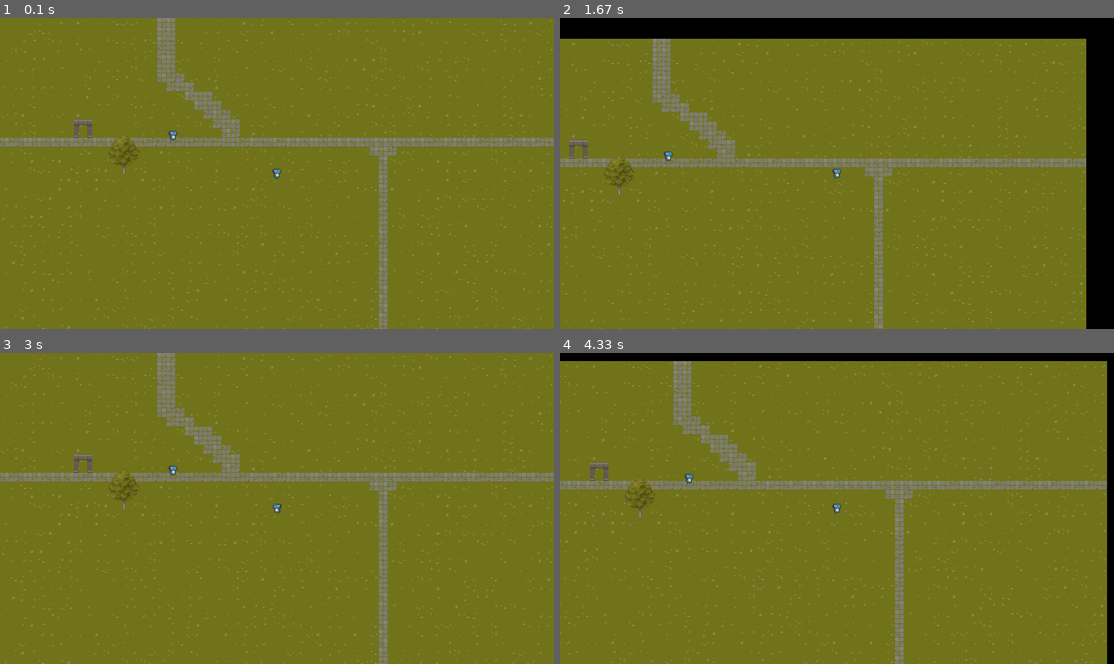
Above: before the commit, frames 1-4 (two rows, left to right).
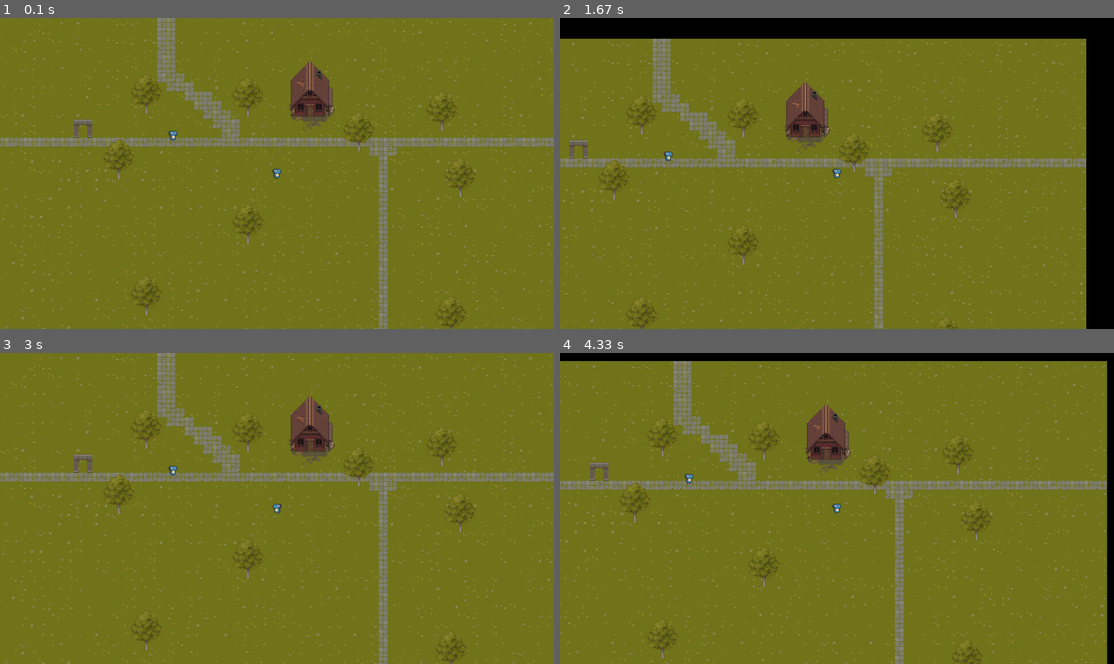
Above: after the commit, the same moments.

Repository: Daniel-343/Pygame_project
Game: pygame game, started from main.py
The game is run twice, just before and just after one commit, with the same random seed, the same clock (stepped at 60 frames per second) and the same inputs.
Inputs:
- Up to frame 1 (0.1 s): no input
- Up to frame 2 (1.67 s): hold Right 0.33-0.8 s; hold Up 0.83-1.13 s; hold Right 1.17-1.63 s
- Up to frame 3 (3 s): hold Left 1.67-2.2 s; hold Down 2.23-2.53 s; hold Left 2.57-2.97 s
- Up to frame 4 (4.33 s): hold Up 3-3.37 s; hold Right 3.4-4.03 s; hold Down from 4.07 s (still down)

The runs differ from the first frame. In frame 1, 2.3% of the frame differs, in the area x 18-86%, y 13-100%; in frame 2, 2.2%; in frame 3, 2.3%; in frame 4, 2.3%.

Commit message:
add teleport block class, remove map_name from arguments

Diff:
--- /dev/null
+++ b/game_data/object_data/structures/house.json
@@ -0,0 +1,21 @@
+{
+  "structureData": {
+    "name": "house",
+    "sheet": "C:\\Users\\danth\\PycharmProjects\\Cookie_Factory\\resources\\houses.png",
+    "width": 160,
+    "height": 256,
+    "x_frame": 0,
+    "y_frame": 0,
+    "x_dest": 230,
+    "y_dest": 0,
+    "collision": true,
+    "collision_areas": [
+      {
+        "collision_area_x": 2,
+        "collision_area_y": 100,
+        "collision_area_width": 156,
+        "collision_area_height": 80
+      }
+    ]
+  }
+}
--- a/game_data/routes.json
+++ b/game_data/routes.json
@@ -2,10 +2,12 @@
   "routeData": {
     "structure": {
       "stone_arch": "C:\\Users\\danth\\PycharmProjects\\Cookie_Factory\\game_data\\object_data\\structures\\stone_arch.json",
-      "tree": "C:\\Users\\danth\\PycharmProjects\\Cookie_Factory\\game_data\\object_data\\structures\\tree.json"
+      "tree": "C:\\Users\\danth\\PycharmProjects\\Cookie_Factory\\game_data\\object_data\\structures\\tree.json",
+      "house": "C:\\Users\\danth\\PycharmProjects\\Cookie_Factory\\game_data\\object_data\\structures\\house.json"
     },
     "scene": {
-      "main_scene": "C:\\Users\\danth\\PycharmProjects\\Cookie_Factory\\game_data\\scene_data\\main_scene.json"
+      "main_scene": "C:\\Users\\danth\\PycharmProjects\\Cookie_Factory\\game_data\\scene_data\\main_scene.json",
+      "workshop_scene": "C:\\Users\\danth\\PycharmProjects\\Cookie_Factory\\game_data\\scene_data\\workshop_scene.json"
     },
     "map": {
       "main_map": "C:\\Users\\danth\\PycharmProjects\\Cookie_Factory\\game_data\\map_data\\main_map.json"
--- a/game_data/scene_data/main_scene.json
+++ b/game_data/scene_data/main_scene.json
@@ -6,13 +6,58 @@
       "structures": [
         {
           "name": "tree",
-          "initial_position_x": 370,
-          "initial_position_y": 400
+          "initial_position_x": 352,
+          "initial_position_y": 416
+        },
+        {
+          "name": "tree",
+          "initial_position_x": 800,
+          "initial_position_y": 200
+        },
+        {
+          "name": "tree",
+          "initial_position_x": 800,
+          "initial_position_y": 640
+        },
+        {
+          "name": "tree",
+          "initial_position_x": 448,
+          "initial_position_y": 190
+        },
+        {
+          "name": "tree",
+          "initial_position_x": 448,
+          "initial_position_y": 890
+        },
+        {
+          "name": "tree",
+          "initial_position_x": 1472,
+          "initial_position_y": 250
+        },
+        {
+          "name": "tree",
+          "initial_position_x": 1504,
+          "initial_position_y": 960
+        },
+        {
+          "name": "tree",
+          "initial_position_x": 1536,
+          "initial_position_y": 480
+        },
+        {
+          "name": "tree",
+          "initial_position_x": 1184,
+          "initial_position_y": 320
         },
         {
           "name": "stone_arch",
           "initial_position_x": 256,
           "initial_position_y": 352
+        },
+                {
+          "name": "house",
+          "initial_position_x": 1000,
+          "initial_position_y": 150
         }
       ],
       "sprites": [
--- /dev/null
+++ b/game_data/scene_data/workshop_scene.json
@@ -0,0 +1,17 @@
+{
+  "sceneData": {
+    "name": "main_scene",
+    "map_name": "main_map",
+    "objects": {
+      "structures": [
+      ],
+      "sprites": [
+        {
+          "name": "player",
+          "initial_position_x": 576,
+          "initial_position_y": 384
+        }
+      ]
+    }
+  }
+}
--- a/main.py
+++ b/main.py
@@ -11,9 +11,14 @@
         self.screen = pygame.display.set_mode((self.SCREEN_WIDTH, self.SCREEN_HEIGHT))
 
     def run(self):
-        scene1 = Scene(self.SCREEN_WIDTH, self.SCREEN_HEIGHT, self.screen, 'main_map')
-        scene1.show_scene("main_scene")
+        main_scene = Scene("main_scene", self.SCREEN_WIDTH, self.SCREEN_HEIGHT, self.screen)
+        next_scene = main_scene
+        while True:
+            next_scene = self.get_scene_by_name(next_scene.show_scene())
         pygame.quit()
+
+    def get_scene_by_name(self, name):
+        return Scene(name, self.SCREEN_WIDTH, self.SCREEN_HEIGHT, self.screen)
 
 
 if __name__ == "__main__":
--- a/scenes/Scene.py
+++ b/scenes/Scene.py
@@ -5,6 +5,7 @@
 from game_data import RouteProvider
 from map.MapProvider import MapProvider
 from objects.Structure import Structure
+from scenes.TeleportBlock import TeleportBlock
 from sprites.Sprite import Sprite
 
 
@@ -74,19 +75,26 @@
             Sprite(collidable["name"], collidable["initial_position_x"], collidable["initial_position_y"]))
     return collidables
 
+def get_scene_data(scene_name):
+    scene_route = RouteProvider.get_route_by_name(scene_name, "scene")
+    with open(scene_route, 'r') as file:
+        return json.load(file)["sceneData"]
 
 class Scene(object):
-    def __init__(self, screen_width, screen_height, screen, map_name):
+    def __init__(self, scene_name, screen_width, screen_height, screen):
+        self.scene_name = scene_name
         self.screen_width = screen_width
         self.screen_height = screen_height
         self.screen = screen
         self.collidables = []
 
-        self.map_layout = get_map_layout(RouteProvider.get_route_by_name(map_name, "map"))
+        self.scene_data = get_scene_data(scene_name)
+
+        self.map_layout = get_map_layout(RouteProvider.get_route_by_name(self.scene_data["map_name"], "map"))
         self.map_provider = MapProvider(32, self.map_layout)
         self.tile_map = self.map_provider.generate_map()
 
-    def show_scene(self, scene_name):
+    def show_scene(self):
         clock = pygame.time.Clock()
         tick_rate = 120
         screen_half_width = self.screen_width / 2
@@ -98,18 +106,21 @@
 
         player = Sprite("player", self.screen_width / 2 - 24,
                         self.screen_height / 2 - 24)
+        #####temporary
+        next_scene_teleport = TeleportBlock("teleport", 1055, 330)
 
-        scene_route = RouteProvider.get_route_by_name(scene_name, "scene")
-        with open(scene_route, 'r') as file:
-            scene_data = json.load(file)["sceneData"]
 
-        collidables = get_collidables(scene_data)
+
+        collidables = get_collidables(self.scene_data)
         collidables.extend(get_collidable_tiles(self.tile_map))
         run = True
 
         tile_map_surface = pygame.Surface((map_width, map_height))
         for drawable in self.tile_map:
             tile_map_surface.blit(drawable.image, drawable.pos)
+
+            ###temporary
+            #tile_map_surface.blit(next_scene_teleport.teleport_surface, next_scene_teleport.pos)
 
         internal_surface_size = (2048, 1280)
         internal_surface = pygame.Surface(internal_surface_size, pygame.SRCALPHA)
@@ -135,9 +146,14 @@
             self.screen.blit(scaled_surface, scaled_rect)
 
             player.animate(100)
-            # npc.animate(100)
 
             check_controls(player, zoom_scale, collidables, player_speed)
+
+
+            ####temporary
+            next_scene = "workshop_scene"
+            if next_scene_teleport.check_if_collide(player):
+                return next_scene
 
             for event in pygame.event.get():
                 if event.type == pygame.QUIT:
--- /dev/null
+++ b/scenes/TeleportBlock.py
@@ -0,0 +1,32 @@
+import json
+
+import pygame
+
+from game_data import RouteProvider
+
+
+class TeleportBlock:
+    def __init__(self, destination, initial_position_x, initial_position_y):
+        # self.data_source = RouteProvider.get_route_by_name(name, "structure")
+        # self.structure_data = self.get_structure_data()
+
+        # self.width = self.structure_data["width"]
+        # self.height = self.structure_data["height"]
+
+        self.destination = destination
+
+        self.width = 50
+        self.height = 30
+        self.teleport_surface = pygame.Surface((self.width, self.height))
+
+        self.pos = self.teleport_surface.get_rect().move(initial_position_x, initial_position_y)
+
+    def check_if_collide(self, player):
+        if player.pos.colliderect(self.pos):
+            return True
+        return False
+
+    # def get_teleport_rect_data(self):
+    #     with open(self.data_source, 'r') as file:
+    #         #print(json.load(file)["structureData"]["collision_areas"][0]["collision_area_x"])
+    #         return json.load(file)["structureData"]
Binary file added: resources/houses.png
